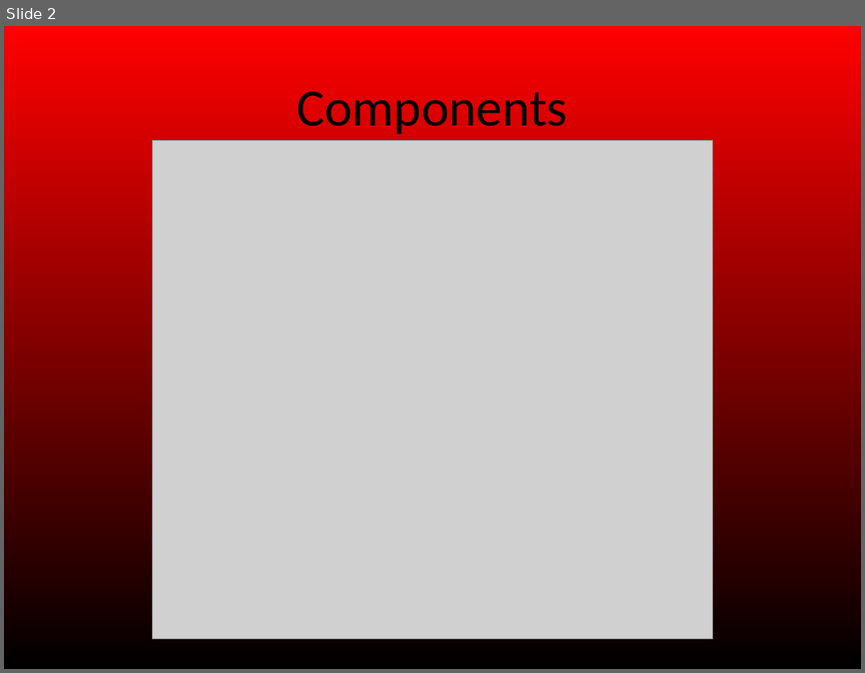
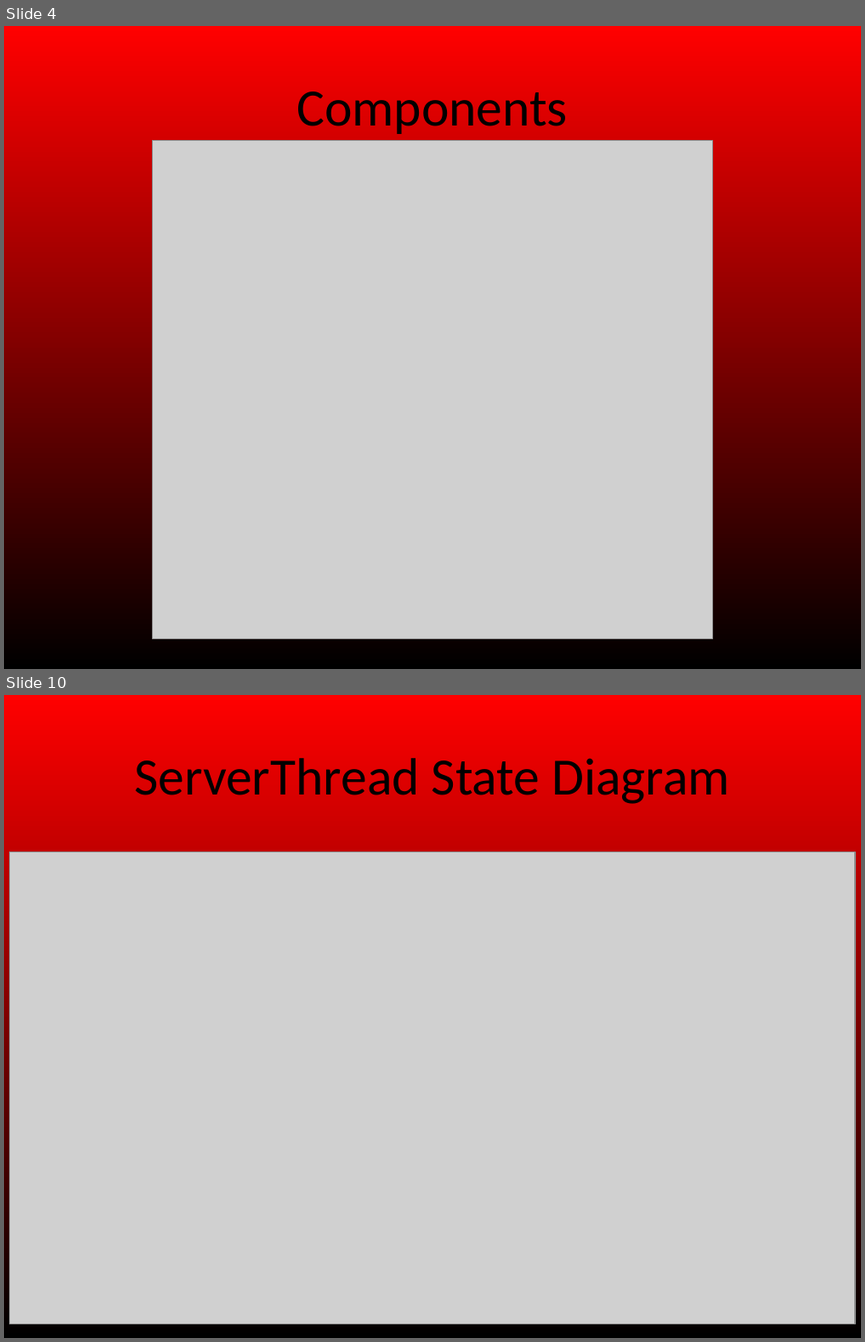
Before and after one commit to MatrixPeckham/majorrequirements336, a slide deck: Documents/Design review PPT.pptx. Shown one above the other, each under a label of ours: slide 2 before the commit, slides 4 and 10 after it; the slides between them are not shown. The pictures are 865x673 and 865x1342 pixels, drawn with LibreOffice and Linux fonts; fonts in the diff are those of the drawing; grey boxes stand for pictures. Boxes give left, top, right and bottom in pixels: in the first picture for what was removed or moved away, otherwise in the second. Text is boxed around its words. In the diff, an @@ line names an element or a change of style, - is before the commit and + after.

Commit message:
Changed some diagrams for display purposes, added some images and did a but to the PPT

```diff
--- a/Documents/Design review PPT.pptx
+++ b/Documents/Design review PPT.pptx
@@ slide 10 added at bbox=[4, 695, 861, 1338], background gradient #FF0000 to #000000 @@
@@ title added at bbox=[134, 758, 729, 804], 44 pt, text #000000 @@
+ServerThread State Diagram
@@ picture added at bbox=[10, 851, 855, 1323] @@
@@ what was slide 2 is now slide 4 @@
```
Also in this commit, not shown: 1 slide changed, 11 other slides added, 6 other files.
